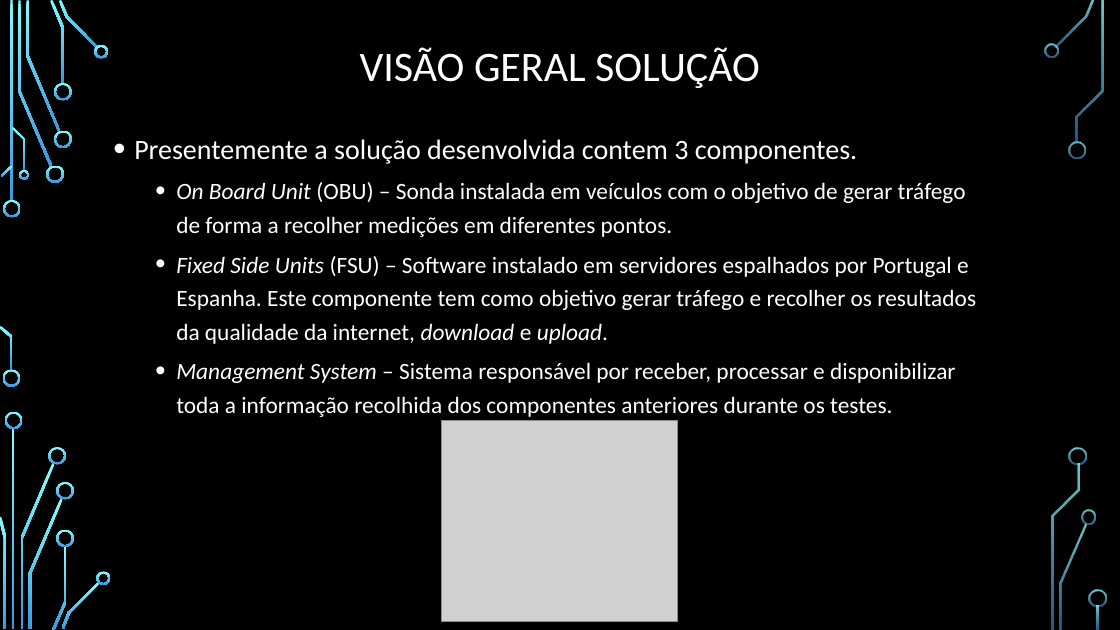
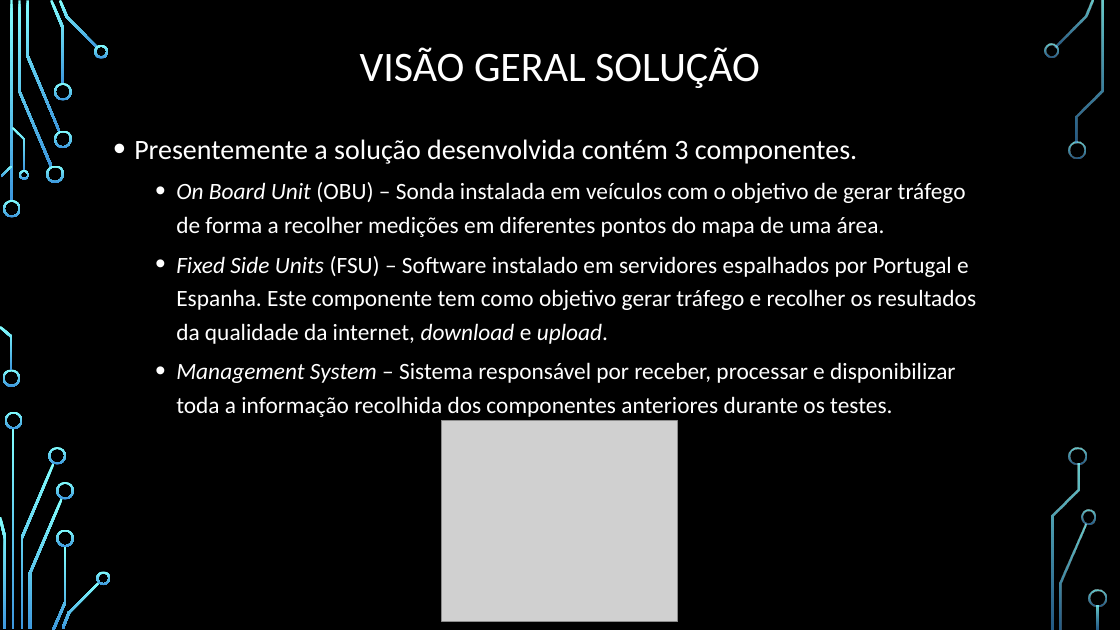
Before and after one commit to RicardoSilvaRCS/5G-QOS, a slide deck: slide 4 of Reports/Apresentação Progresso.pptx. Drawn at 1120x630 pixels with LibreOffice and Linux fonts; fonts in the diff are those of the drawing; grey boxes stand for pictures; background and template pictures are left out. Boxes give left, top, right and bottom in pixels: in the first picture for what was removed or moved away, otherwise in the second. Text is boxed around its words. In the diff, an @@ line names an element or a change of style, - is before the commit and + after.

```diff
--- a/Reports/Apresentação Progresso.pptx
+++ b/Reports/Apresentação Progresso.pptx
@@ text at [134,139,966,237]: text changed @@
-• Presentemente a solução desenvolvida contem 3 componentes.
-  • On Board Unit (OBU) – Sonda instalada em veículos com o objetivo de gerar tráfego de forma a recolher medições em diferentes pontos.
+• Presentemente a solução desenvolvida contém 3 componentes.
+  • On Board Unit (OBU) – Sonda instalada em veículos com o objetivo de gerar tráfego de forma a recolher medições em diferentes pontos do mapa de uma área.
```
Also in this commit, not shown: 5 other slides changed, 7 other files.
